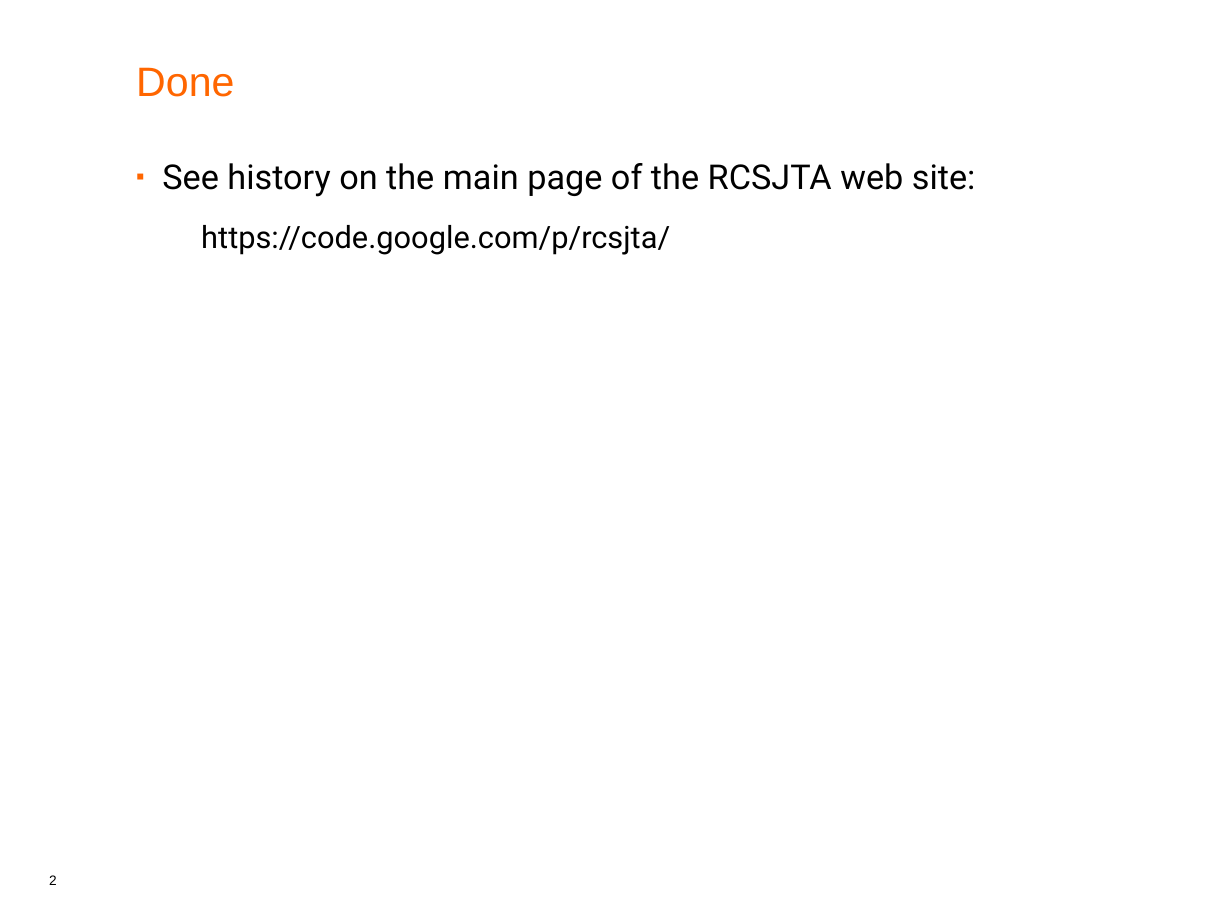
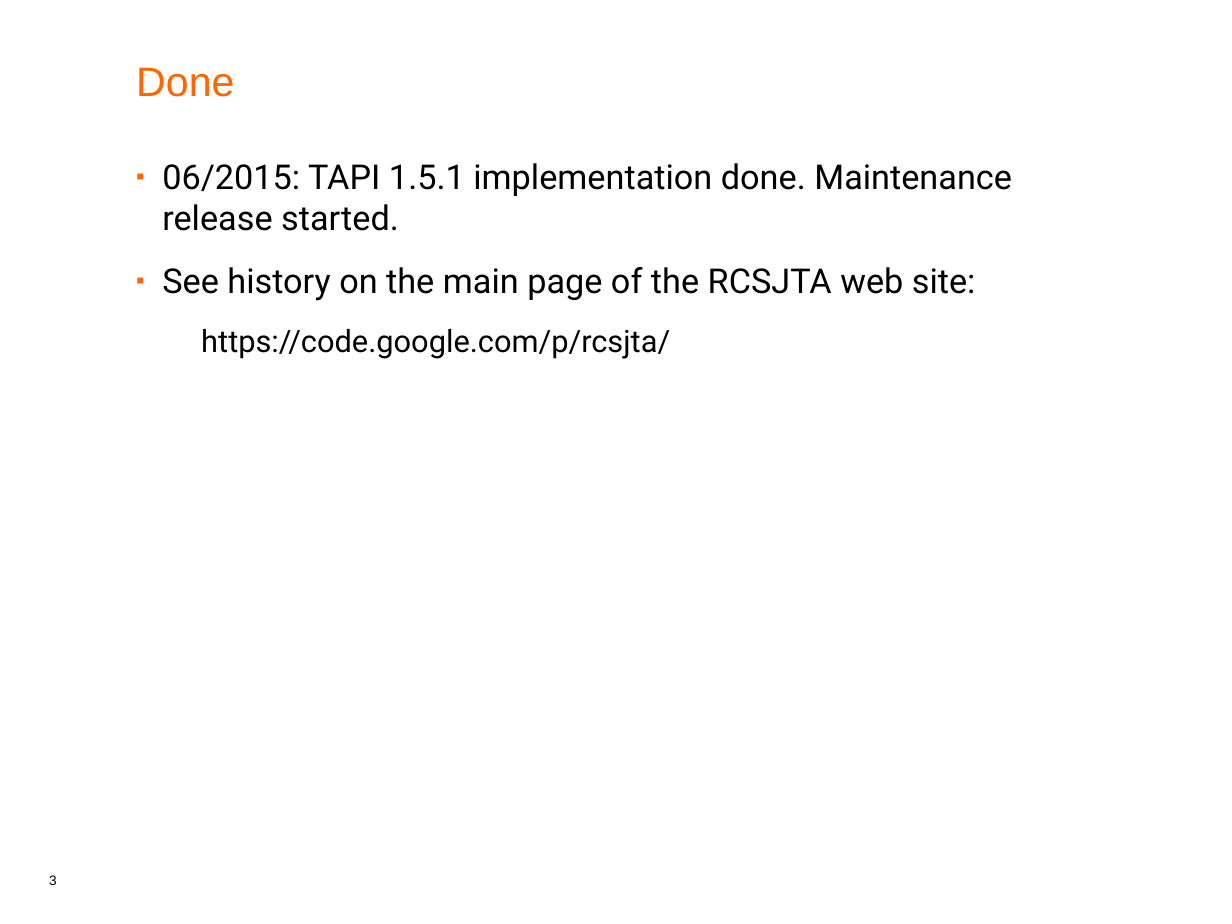
Before and after one commit to android-rcs/rcsjta, a slide deck: slide 3 of docs/RCSJTA_API_reporting.ppt (slide 2 before the commit). Drawn at 1232x924 pixels with LibreOffice and Linux fonts; fonts in the diff are those of the drawing. Boxes give left, top, right and bottom in pixels: in the first picture for what was removed or moved away, otherwise in the second. Text is boxed around its words. In the diff, an @@ line names an element or a change of style, - is before the commit and + after.

```diff
--- a/docs/RCSJTA_API_reporting.ppt
+++ b/docs/RCSJTA_API_reporting.ppt
@@ text at [162, 163, 1012, 231]: paragraph added @@
+▪ 06/2015: TAPI 1.5.1 implementation done. Maintenance release started.
@@ page number at [49, 875, 57, 885]: text changed @@
-2
+3
```
Also in this commit, not shown: 1 slide added.
